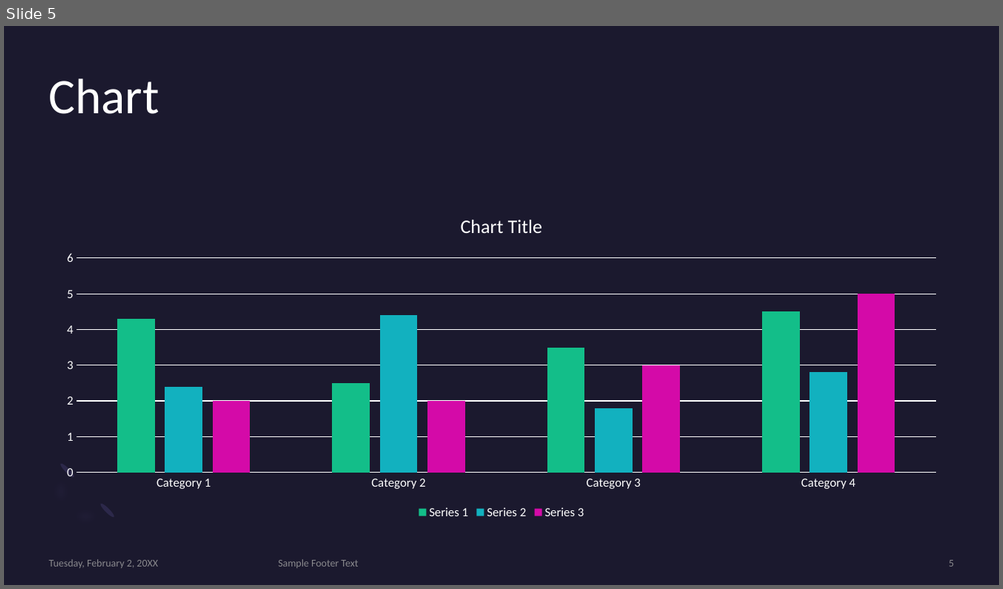
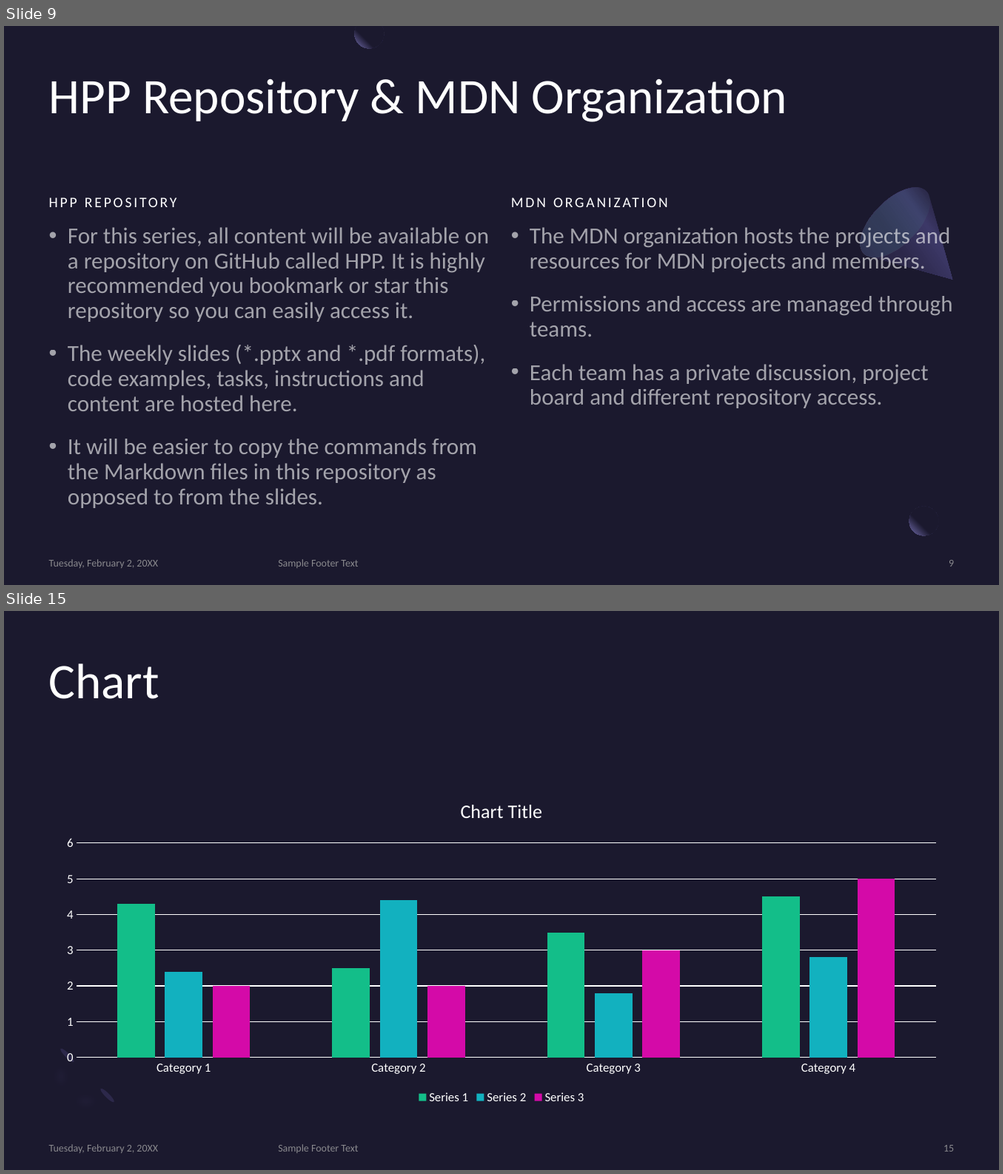
Before and after one commit to MonashDeepNeuron/HPP, a slide deck: content/week0/slides/week0.pptx. Shown one above the other, each under a label of ours: slide 5 before the commit, slides 9 and 15 after it; the slides between them are not shown. The pictures are 1003x589 and 1003x1174 pixels, drawn with LibreOffice and Linux fonts; fonts in the diff are those of the drawing. Boxes give left, top, right and bottom in pixels: in the first picture for what was removed or moved away, otherwise in the second. Text is boxed around its words. In the diff, an @@ line names an element or a change of style, - is before the commit and + after.

Commit message:
Started putting in week 0 content for software installation

```diff
--- a/content/week0/slides/week0.pptx
+++ b/content/week0/slides/week0.pptx
@@ slide 9 added at [4, 26, 999, 585], background #1B192E @@
@@ freeform shape added at [355, 26, 384, 48], fill gradient #1B192E to #7771B2 @@
@@ title added at [49, 79, 787, 122], 48 pt, text #FFFFFF @@
+HPP Repository & MDN Organization
@@ freeform shape added at [848, 175, 983, 311], fill gradient #2C284A to #3C3867 to #1B192E @@
@@ ellipse added at [848, 175, 942, 269], fill gradient #454075 to #5BEFC1 @@
@@ text added at [49, 198, 177, 207], 14 pt, text #FFFFFF @@
+HPP REPOSITORY
@@ text added at [529, 224, 953, 409], 22.2 pt, text #FFFFFF at 60% opacity @@
+• The MDN organization hosts the projects and resources for MDN projects and members.
+• Permissions and access are managed through teams.
+• Each team has a private discussion, project board and different repository access.
@@ text added at [68, 227, 489, 508], 22.2 pt, text #FFFFFF at 60% opacity @@
+• For this series, all content will be available on a repository on GitHub called HPP. It is highly recommended you bookmark or star this repository so you can easily access it.
+• The weekly slides (*.pptx and *.pdf formats), code examples, tasks, instructions and content are hosted here.
+• It will be easier to copy the commands from the Markdown files in this repository as opposed to from the slides.
@@ text added at [569, 227, 739, 248], 14 pt, text #FFFFFF @@
+MDN ORGANIZATION
@@ ellipse added at [909, 507, 938, 537], fill gradient #1B192E to #7771B2 @@
@@ rectangle added at [938, 501, 969, 531], fill #1B192E at 80% opacity @@
@@ text added at [49, 560, 158, 568], 10 pt, text #A6A6A6 at 80% opacity @@
+Tuesday, February 2, 20XX
@@ text added at [278, 560, 358, 568], 10 pt, text #A6A6A6 at 80% opacity @@
+Sample Footer Text
@@ page number added at [948, 560, 953, 567], 10 pt, text #A6A6A6 at 80% opacity @@
+9
@@ what was slide 5 is now slide 15 @@
@@ page number at [943, 1145, 953, 1152]: text changed @@
-5
+15
```
Also in this commit, not shown: 4 slides changed, 8 other slides added, 1 slide removed, 2 other files.
